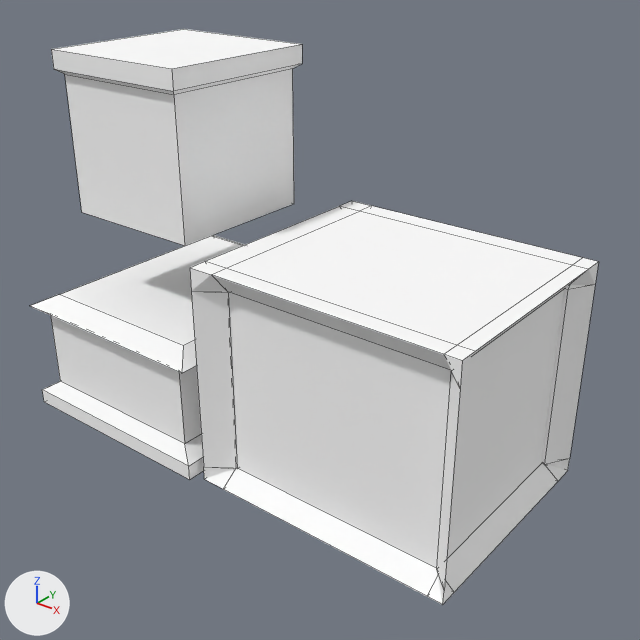
Two versions of the Blender file Art_Assets/Bryan/texturing/variety boxes/variety boxes.blend, one commit apart.
One viewpoint serves both versions: a 50 mm lens placed at (17.11, -12.63, 13.37), pointed at (4.55, 3.07, 3.63). Lighting does not change. The marker at lower left points along +X, +Y and +Z. Mesh edges are drawn as thin lines.
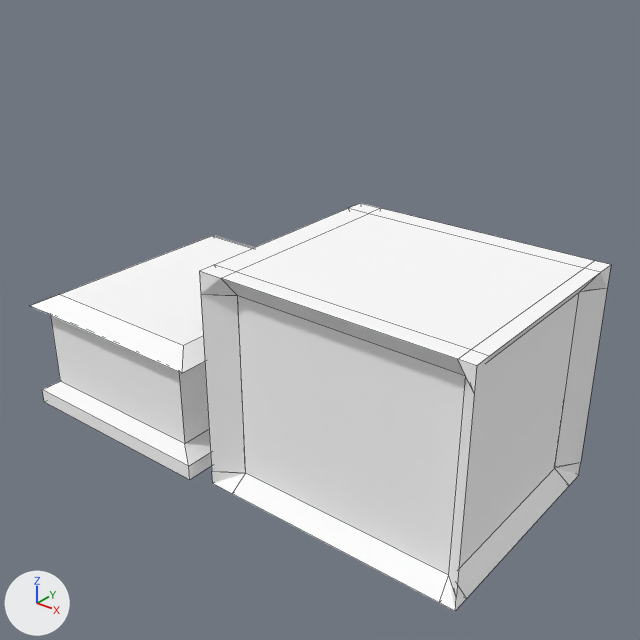
The change, as a diff of the scene's bpy script:
```diff
--- a/Art_Assets/Bryan/texturing/variety boxes/variety boxes.blend.py
+++ b/Art_Assets/Bryan/texturing/variety boxes/variety boxes.blend.py
@@ me_untitled_014 @@
 # used by ob_pcube2; location = (6.77, 3.06, 2.81); rotation_euler = (1.571, 0.0, 0.0), in degrees (90, 0, 0); scale = (0.8, 1.73, 0.83)
-me_untitled_014.from_pydata(...)  # 56 vertices, 54 faces; spans x -4.4..4.4, y -1.68..1.68, z -3.67..3.67
+me_untitled_014.from_pydata(...)  # 56 vertices, 54 faces; spans x -1.16..7.65, y -1.68..1.68, z -3.67..3.67
+# me_untitled_014 part 1: 56 of 56 vertices moved; they spanned x -4.4..4.4, y -1.68..1.68, z -3.67..3.67 and now span x -1.16..7.65, y -1.68..1.68, z -3.67..3.67; mean shift (3.25, 0.0, 0.0); largest move (3.82, -1.46, 3.11) -> (7.16, -1.46, 3.08)
 me_untitled_014.materials.append(mat_lambert2)
@@ ob_pcube3 @@
-ob_pcube3 = bpy.data.objects.new('pCube3', me_untitled_009)
-ob_pcube3.location = (-0.01, 3.11, 7.73)
-ob_pcube3.rotation_euler = (1.571, 0.0, 0.0)  # degrees (90, 0, 0)
-ob_pcube3.scale = (0.601, 1.72, 0.482)
@@ ob_pcube2 @@
 ob_pcube2 = bpy.data.objects.new('pCube2', me_untitled_014)
-ob_pcube2.location = (6.77, 3.06, 2.81)
+ob_pcube2.location = (4.46, 3.06, 2.81)
 ob_pcube2.rotation_euler = (1.571, 0.0, 0.0)  # degrees (90, 0, 0)
```

Location of each change, (x1, y1, x2, y2) in pixels of the pictures (640 x 640 px):
'pCube2', reshaped, moved
    before: (190, 201, 598, 605)
    after: (199, 203, 611, 611)
'pCube3', deleted
    before: (51, 29, 302, 246)
